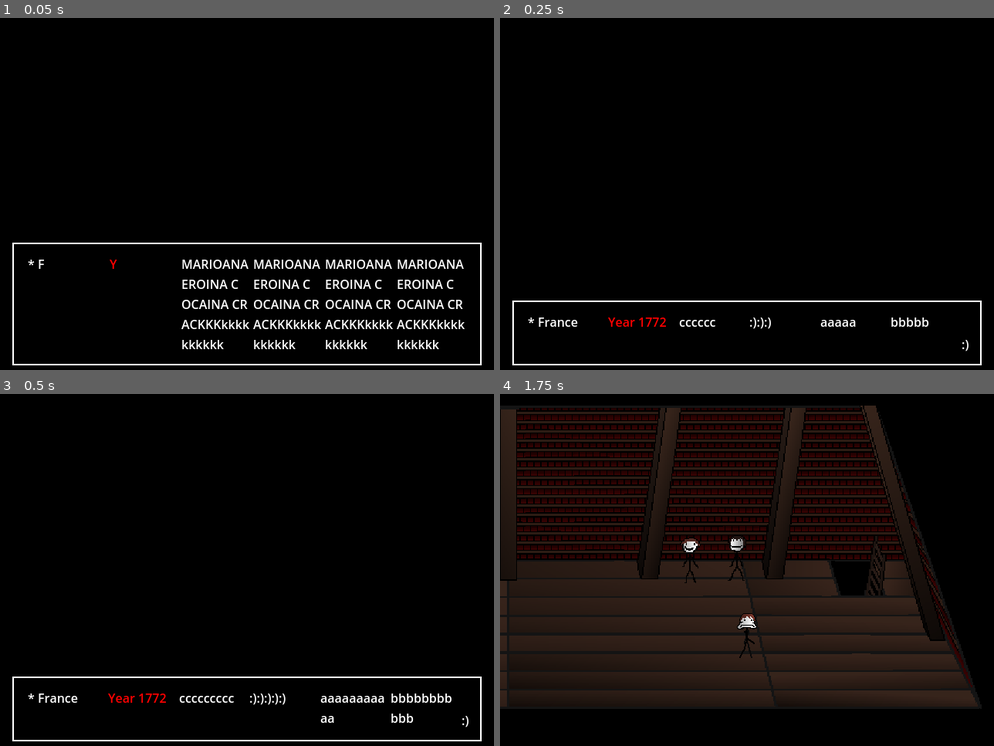
Above: before the commit, frames 1-4 (two rows, left to right).
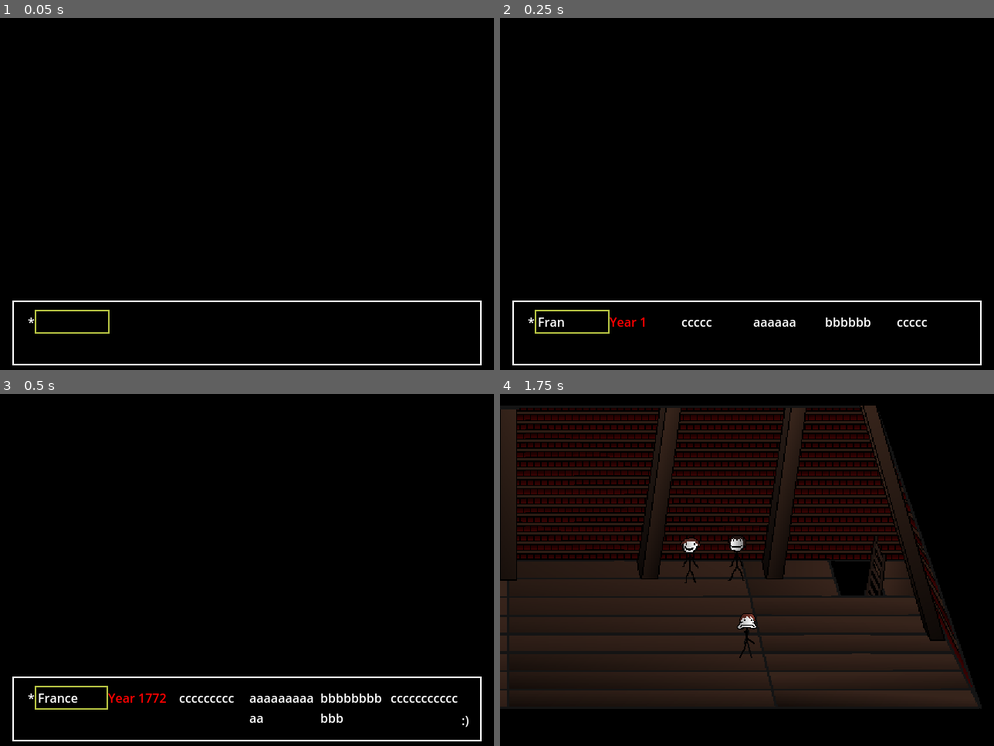
Above: after the commit, the same moments.

Repository: Jupyyter/I-am-hungry-and-my-name-is-Hadarag-Gabriel
Game: Godot game, scene res://scenes/intro.tscn
Same seed, same stepped clock (60 frames per second), same inputs: the game is played once before the commit and once after it.
Inputs:
- Up to frame 1 (0.05 s): no input
- Up to frame 2 (0.25 s): no input
- Up to frame 3 (0.5 s): no input
- Up to frame 4 (1.75 s): tap Enter (ui_accept) at 0.5, 0.6, 0.77, 1.07, 1.35, 1.52 s; hold Right (ui_right) 0.53-1.28 s; hold Down (ui_down) from 1.28 s (still down)

The runs differ from the first frame. In frame 1, 4.4% of the frame differs, in the area x 2-98%, y 63-95%; in frame 2, 0.9%; in frame 3, 1.0%; in frame 4, nothing differs.

Commit message:
uy6rt

Diff:
--- a/scenes/text_box.tscn
+++ b/scenes/text_box.tscn
@@ -66,7 +66,6 @@
 size_flags_horizontal = 3
 size_flags_vertical = 0
 theme_override_colors/font_color = Color(1, 1, 1, 1)
-text = "MARIOANA EROINA COCAINA CRACKKKkkkkkkkkkk"
 autowrap_mode = 1
 max_lines_visible = 5
 text_direction = 1
--- a/scripts/intro.gd
+++ b/scripts/intro.gd
@@ -3,12 +3,13 @@
 
 # Called when the node enters the scene tree for the first time.
 func _ready():
-	text_box.queue_questionResponse("France")
-	text_box.queue_questionResponse("Year 1772-red")
-	text_box.queue_questionResponse("ccccccccc")
-	text_box.queue_questionResponse(":):):):):)")
-	text_box.queue_questionResponse("aaaaaaaaaaa")
-	text_box.queue_questionResponse("bbbbbbbbbbb")
+	text_box.queue_questionResponse("France
+Year 1772-red
+ccccccccc
+aaaaaaaaaaa
+bbbbbbbbbbb
+ccccccccccc")
+
 
 
 # Called every frame. 'delta' is the elapsed time since the previous frame.
--- a/scripts/lvl1.gd
+++ b/scripts/lvl1.gd
@@ -21,21 +21,29 @@
 		if(Input.is_action_just_pressed("ui_accept") and textBox.current_state==text_box.State.ready):
 			match salamiConv:
 				0:
-					text_box.queue_text("hi, i'm your brother, Salami-red
-					:):):):)
-					:):):):):):):):)
-					:):):):)
-					:):):):)asasasa")
-					salamiConv=salamiConv+1
-				1:
-					text_box.queue_text("...")
+					text_box.queue_questionResponse("hi, i'm your brother, Salami-red
+					aaaaaaaaa
+					bbbbbbbbb
+					ccccccccccc
+					dddddddddd")
+					salamiConv+=1
+					if text_box.IndexChosen==0:
+						text_box.queue_text("you chose hi, i'm your brother, Salami-red")
+					elif text_box.IndexChosen==1:
+						text_box.queue_text("you chose aaaaaaaaaa")
+					elif text_box.IndexChosen==2:
+						text_box.queue_text("you chose bbbbbb")
+					elif text_box.IndexChosen==3:
+						text_box.queue_text("you chose cccccccc")
+					elif text_box.IndexChosen==4:
+						text_box.queue_text("you chose ddddddd")
 
 	if(nearMiguel):
 		if(Input.is_action_just_pressed("ui_accept") and textBox.current_state==text_box.State.ready):
 			match miguelConv:
 				0:
 					text_box.queue_text("hi, i'm your brother, Miguel")
-					miguelConv=miguelConv+1
+					miguelConv+=1
 				1:
 					text_box.queue_text("...")
 
--- a/scripts/player.gd
+++ b/scripts/player.gd
@@ -22,8 +22,9 @@
 func _physics_process(delta):
 	move_and_slide()
 
-func get_input():
+func get_input()->void:
 	var input_direction :Vector2 = Input.get_vector("ui_left", "ui_right", "ui_up", "ui_down")
+	input_direction=round(input_direction)
 	velocity = input_direction * speed
 
 	#dont move while the textbox is on
--- a/scripts/textBox.gd
+++ b/scripts/textBox.gd
@@ -1,7 +1,8 @@
 extends CanvasLayer
 class_name textBoxClass
 
-const CHAR_READ_RATE = 0.03
+#the higher the number, the slower the text will appear
+const CHAR_READ_RATE = 0.3
 
 @export var textureRect: TextureRect
 @export var textbox_container: MarginContainer
@@ -9,29 +10,31 @@
 @export var end_symbol: Label
 @export var label: Label
 @export var boxContainer:HBoxContainer
-var state1:State
-
+
+var IndexChosen:int=0
+var lastIndexChosen:int=0
 
 enum State { ready, newText, reading, finished }
 var current_state: State = State.ready
 var text_queue: Array = []
 var tween: Tween
+var chooseMode:bool=false
 var endOfConversation : bool = false
 var doStuff1FrameLater:bool=false
+
+var LabelList2:Array[Label]
+var currentStateList2:Array[State]
 var LabelList:Array[Label]
-var LabelList2:Array[Label]
 var currentStateList:Array[State]
-var currentStateList2:Array[State]
-
 
 func _ready():
-
 
 	hide_textbox()
 
 
 #displays all the queued texts
 func _process(delta):
+	choosingResponse()
 	if doStuff1FrameLater:
 		current_state=State.ready
 		doStuff1FrameLater=false
@@ -63,38 +66,43 @@
 					currentStateList2[LabelList2.find(lbl)] = State.newText
 					current_state= State.newText
 					if text_queue.is_empty():
-						doStuff1FrameLater=true
-						hide_textbox()
-						endOfConversation=true
 						#DELETE ALL THE CHILDREN DIEDIEDIEDIEDIE
 						#GABRIEL EATING MY MEMORY HAHAHAHAHAHAHAHAAHAHAHAHAHAHAHAAHAHAHAHAHAHAAHAHA
-						findThingInNode2d(lbl,boxContainer).queue_free()
+						findThingInNode(lbl,boxContainer).queue_free()
 						currentStateList.erase(currentStateList[LabelList.find(lbl)])
 						LabelList.erase(lbl)
 						if LabelList.is_empty():
-							LabelList2=LabelList.duplicate()
-							currentStateList2=currentStateList.duplicate()
-
-
-func queue_text(next_text: String):
+							doStuff1FrameLater=true
+							LabelList2=[]
+							currentStateList2=[]
+							hide_textbox()
+							endOfConversation=true
+							chooseMode=false
+
+
+
+func queue_text(next_text: String)->void:
 	var lines:PackedStringArray = next_text.split("\n")
 	initializeNewLabel()
 	for line in lines:
 		text_queue.push_back(line)
 
-func queue_questionResponse(next_text: String):
+func queue_questionResponse(next_text: String)->void:
+	IndexChosen=0
+	lastIndexChosen=0
+	chooseMode=true
 	var lines:PackedStringArray = next_text.split("\n")
 	for line in lines:
 		text_queue.push_back(line)
 		initializeNewLabel()
 
 #display 1 text at a time using tween, changes texture and the color accordingly
-func displayText(lbl:Label):
+func displayText(lbl:Label)->void:
 	show_textbox()
 	var next_text: String = text_queue.pop_front()
 	for i in next_text.count("-")+1:
 		var parts:int = next_text.find("-")
-		#below i make sure that the image of the character speaking is shown correctly or not at all
+		#dealing with the text properties (like colored text)
 		if parts != -1 or i!=0:
 			var after: String = next_text.substr(parts + 1).strip_edges()
 			var before: String= next_text.substr(0, parts).strip_edges()
@@ -119,69 +127,101 @@
 	currentStateList[LabelList.find(lbl)]  = State.reading
 	currentStateList2=currentStateList.duplicate()
 	tween = create_tween()
-	tween.tween_property(lbl, "visible_ratio", 1, len(next_text) * CHAR_READ_RATE)
+	tween.tween_property(lbl, "visible_ratio", 1, CHAR_READ_RATE)
 	tween.connect("finished", finishedTweening )
 
 
-func hide_textbox():
+func hide_textbox()->void:
 	start_symbol.text = ""
 	end_symbol.text = ""
 	textbox_container.hide()
 
 
-func show_textbox():
+func show_textbox()->void:
 	start_symbol.text = "*"
 	textbox_container.show()
 
 
-func finishedTweening():  #connedcted with tween's finished signal
+func finishedTweening()->void:  #connedcted with tween's finished signal
 	end_symbol.text = ":)"
 	for lbl in LabelList2:
 		currentStateList[LabelList.find(lbl)] = State.finished
 		currentStateList2[LabelList2.find(lbl)] = State.finished
 
 
-func enableImage():
+func enableImage()->void:
 	textureRect.visible = true
 
 
-func disableImage():
+func disableImage()->void:
 	textureRect.visible = false
 
 
-func setTexture(texture):
+func setTexture(texture)->void:
 	if texture == null:
 		textureRect.texture = null
 	else:
 		textureRect.texture = load("res://images/" + texture + ".png")
 
-func colorRed(lbl:Label):
+func colorRed(lbl:Label)->void:
+	#lbl.add_theme_color_override("font_color",Color(180,0,0))
 	lbl.add_theme_color_override("font_color",Color(180,0,0))
 
-func changeTextColor(text:Color,lbl:Label):
-	lbl.add_theme_color_override("font_color",text)
-
-func colorReset(lbl:Label):
+func colorReset(lbl:Label)->void:
+	#lbl.add_theme_color_override("font_color",Color.WHITE)
 	lbl.add_theme_color_override("font_color",Color.WHITE)
 
-func initializeNewLabel():
+func initializeNewLabel()->void:
+
 	var lblInstance=label.duplicate()
 	lblInstance.show()
 	LabelList.push_back(lblInstance)
 	boxContainer.add_child(lblInstance)
 	boxContainer.move_child(lblInstance,boxContainer.get_child_count()-2)
+	LabelList2=LabelList.duplicate()
+
 	var stateInstance:State=State.ready
 	currentStateList.push_back(stateInstance)
-	LabelList2=LabelList.duplicate()
 	currentStateList2=currentStateList.duplicate()
 
-func findThingInArray(arr: Array, lbl: Label) -> Label:
-	for label in arr:
-		if label == lbl:
-			return label
+func choosingResponse()->int:
+	if(!chooseMode):
+		return 0
+
+	if Input.is_action_just_pressed("ui_right"):
+		IndexChosen+=1
+	if Input.is_action_just_pressed("ui_left"):
+		IndexChosen-=1
+	if IndexChosen > LabelList2.size()-1:
+		IndexChosen=LabelList2.size()-1
+	elif IndexChosen < 0:
+		IndexChosen=0
+	LabelList2[IndexChosen].add_theme_stylebox_override("normal",createStyleBox())
+	if(IndexChosen!=lastIndexChosen):
+		LabelList2[lastIndexChosen].remove_theme_stylebox_override("normal")
+		lastIndexChosen=IndexChosen
+	print(IndexChosen)
+	return IndexChosen
+
+func findThingInArray(lbl: Node, arr: Array) -> Node:
+	for labell in arr:
+		if labell == lbl:
+			return labell
 	return null
 
-func findThingInNode2d(search:Label,nod2:HBoxContainer):
+#returns a reference to the child of the node
+func findThingInNode(child:Node,nod2:Node)->Node:
 	for thing in nod2.get_children():
-		if thing==search:
-			return search
+		if thing==child:
+			return child
+	return null
+
+func createStyleBox():
+	var style_box = StyleBoxFlat.new()
+	style_box.bg_color = Color(183, 196, 67)
+	style_box.border_color = Color("B7C443")
+	style_box.draw_center=false
+	style_box.set_border_width_all(2)
+	style_box.set_content_margin_all(0)
+	style_box.set_expand_margin_all(4)
+	return style_box
